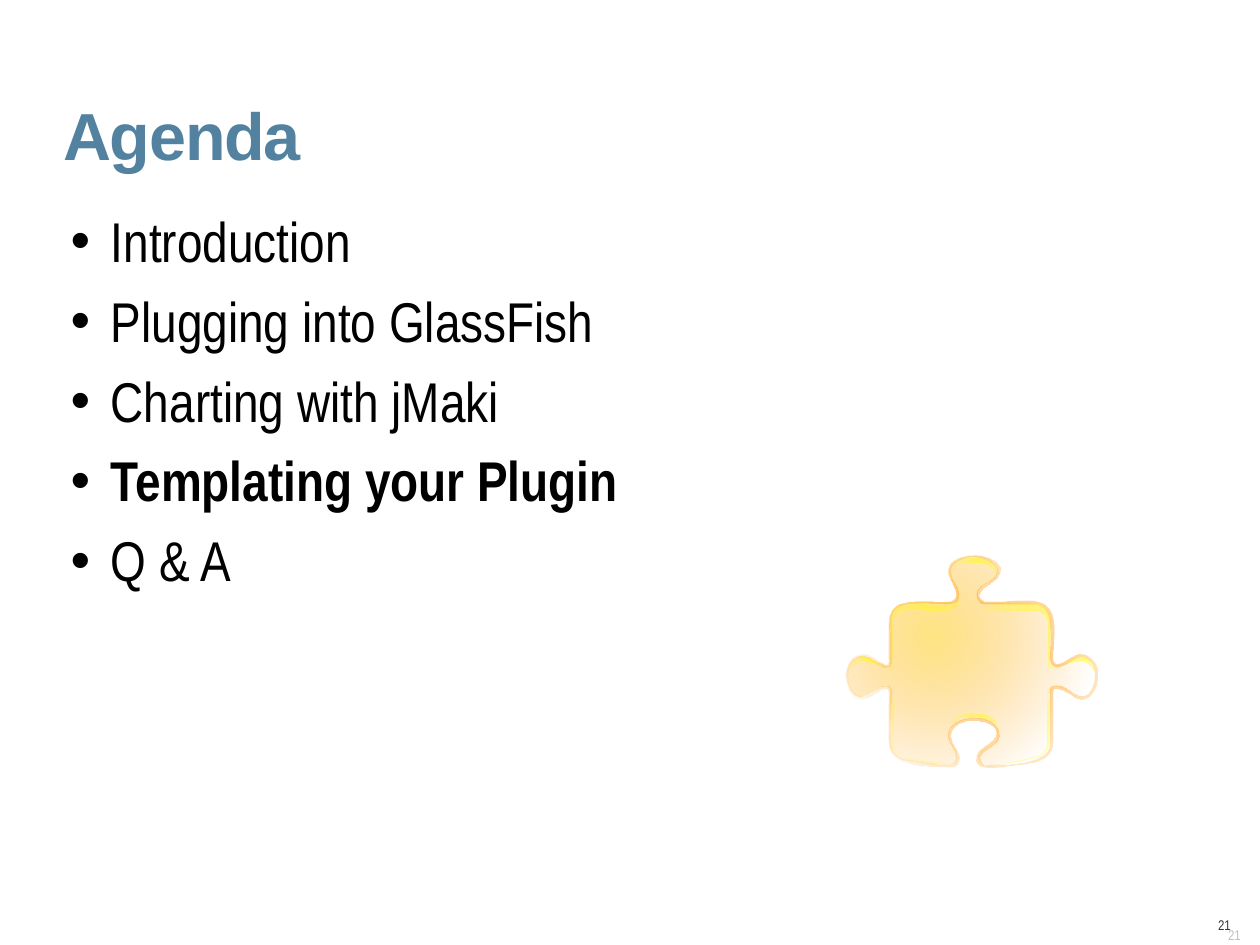
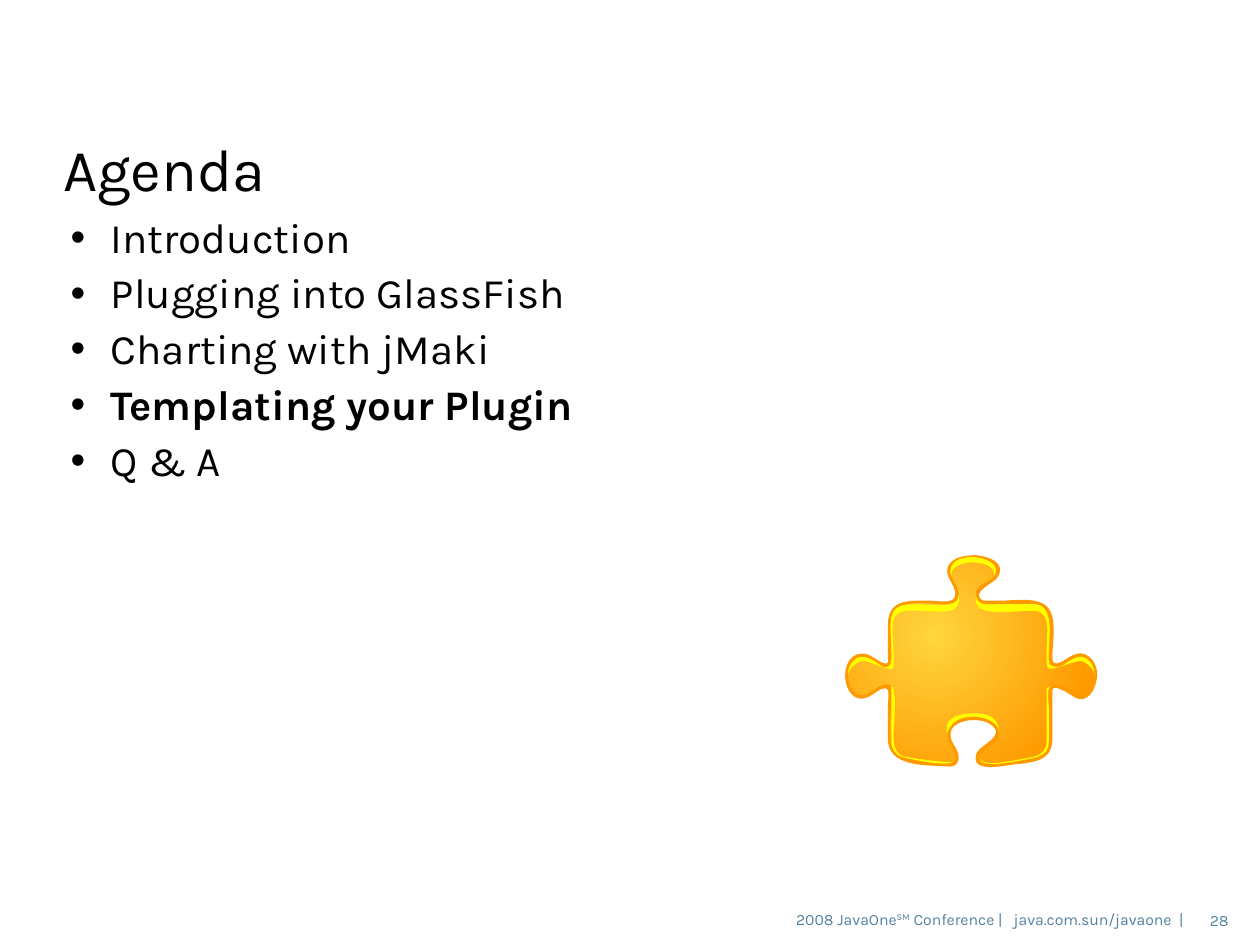
Before and after one commit to dmatej/Glassfish-SVN-Patched, a slide deck: slide 28 of v3/admingui/j1plugin/gfplugin/4520_gfplugin.odp (slide 21 before the commit). Drawn at 1260x945 pixels with LibreOffice and Linux fonts; fonts in the diff are those of the drawing; background and template pictures are left out. Boxes give left, top, right and bottom in pixels: in the first picture for what was removed or moved away, otherwise in the second. Text is boxed around its words. In the diff, an @@ line names an element or a change of style, - is before the commit and + after.

```diff
--- a/v3/admingui/j1plugin/gfplugin/4520_gfplugin.odp
+++ b/v3/admingui/j1plugin/gfplugin/4520_gfplugin.odp
@@ title "Agenda" at (63,150,265,205): size 38 to 34 pt, font Arial to Karla, text colour #5382A1 to #000000, letter spacing -0.7 to 0 pt, bold off; line spacing 0.9 to 0.85; vertical alignment top to middle @@
@@ text "Introduction" at (111,224,573,483): size 32 to 24 pt, font Arial Narrow to Karla; line spacing 0.85 to 0.9; less space between paragraphs @@
@@ freeform shape at (845,556,1097,767): fill gradient #FF9900 to #FF9900 @@
@@ fill gradient #FFFF00 to #FFFF00 in 8 elements at (950,557,995,576), (876,595,960,669), (975,596,1067,669), (979,687,1051,765), (891,685,955,764), (946,713,998,735), (848,656,882,674), (1061,656,1094,674) @@
@@ text added at (796,913,1172,929), 9 pt, text #5382A1 @@
+2008 JavaOneSM Conference | java.com.sun/javaone |
@@ page number added at (1210,916,1229,926), 9 pt, text #5483A1 @@
+28
@@ page number removed at (1218,920,1231,933) @@
-21
```
Also in this commit, not shown: 27 other slides changed, 10 slides added, 1 slide removed.
